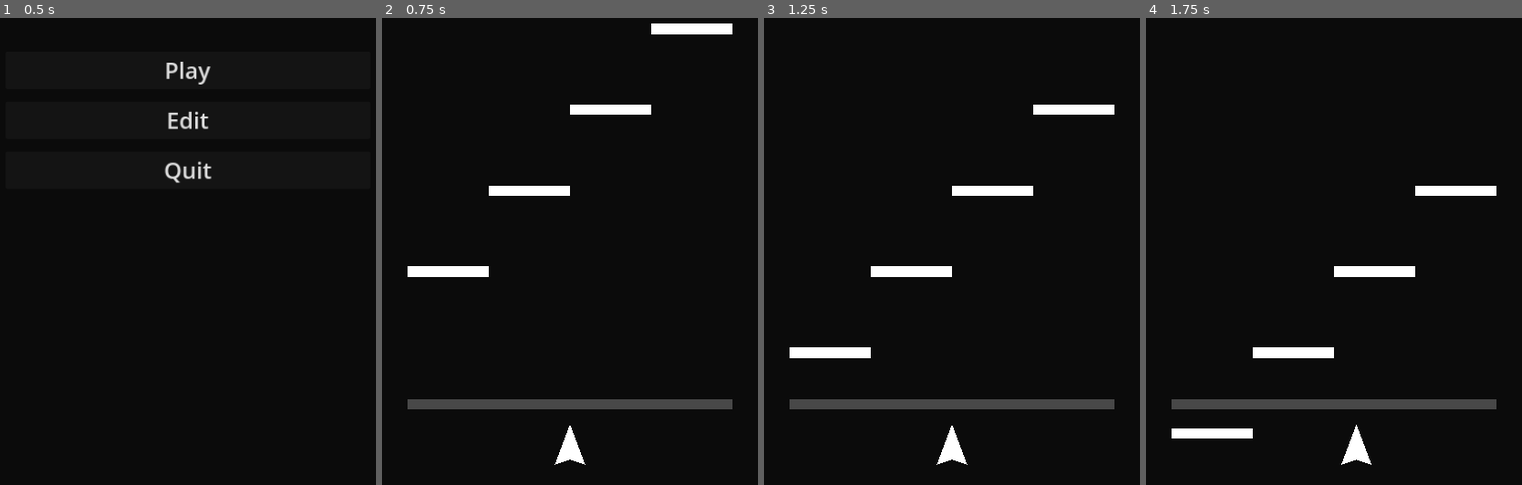
Above: before the commit, frames 1-4 (left to right).
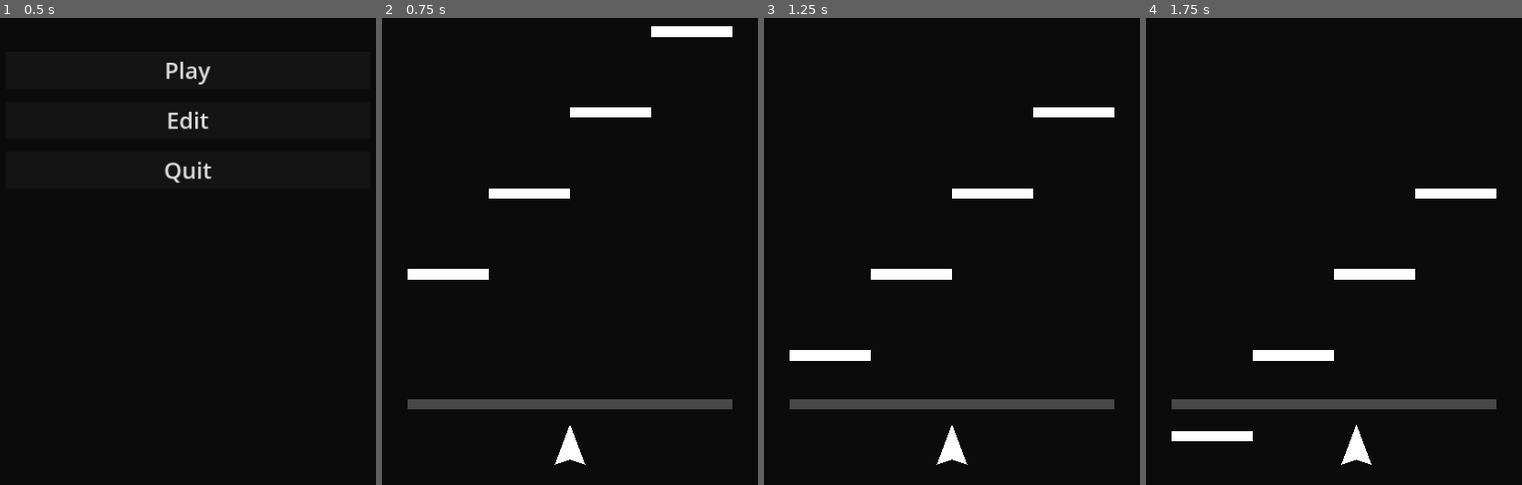
Above: after the commit, the same moments.

Repository: itsMapleLeaf/beat-breaker
Game: Godot game, scene res://title.tscn
The game is run twice, just before and just after one commit, with the same random seed, the same clock (stepped at 60 frames per second) and the same inputs.
Inputs (mouse positions are in pixels of both pictures, inside the frame that each line leads up to):
- Up to frame 1 (0.5 s): no input
- Up to frame 2 (0.75 s): click "Play" at 0.5 s
- Up to frame 3 (1.25 s): no input
- Up to frame 4 (1.75 s): tap Enter at 1.25 s; move the mouse to (1356, 116) at 1.27 s

Frame 1 is identical in both runs. In frame 2, 1.0% of the frame differs, in the area x 6-94%, y 1-57%; in frame 3, 1.0%; in frame 4, 1.0%.

Commit message:
fix updating chart position w/ time

Diff:
--- a/playfield.gd
+++ b/playfield.gd
@@ -13,8 +13,8 @@
 
 @export var time := 0.0:
 	set(new_time):
+		time = new_time
 		chart.position.y = VERTICAL_SECOND_DISTANCE * time
-		time = new_time
 
 
 func _process(delta: float) -> void:
